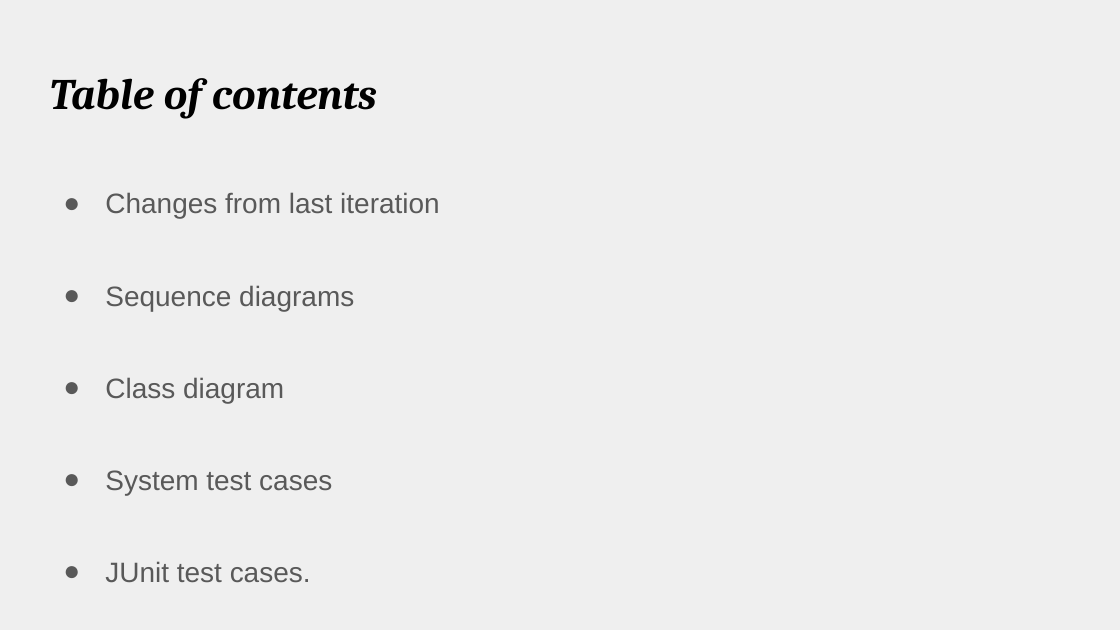
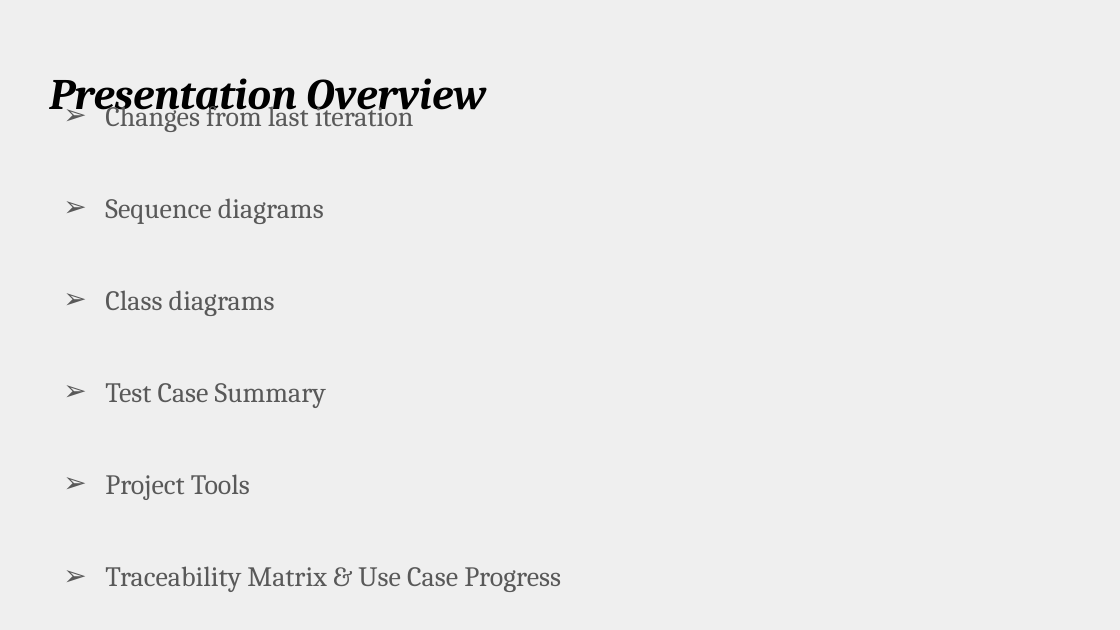
Before and after one commit to amgunden/cs414-f17-301-chessire-coders, a slide deck: slide 2 of documentation/P3 Presentation.pptx. Drawn at 1120x630 pixels with LibreOffice and Linux fonts; fonts in the diff are those of the drawing. Boxes give left, top, right and bottom in pixels: in the first picture for what was removed or moved away, otherwise in the second. Text is boxed around its words. In the diff, an @@ line names an element or a change of style, - is before the commit and + after.

```diff
--- a/documentation/P3 Presentation.pptx
+++ b/documentation/P3 Presentation.pptx
@@ title at bbox=[49, 78, 486, 120]: text changed @@
-Table of contents
+Presentation Overview
@@ text "Changes from last iteration" at bbox=[105, 100, 561, 592]: vertical alignment top to middle @@
@@ text at bbox=[105, 100, 414, 224]: font Arial to Cambria in "Changes from last iteration", "Sequence diagrams", "Demo"; bullet ● to ➢; less space between paragraphs @@
@@ text at bbox=[105, 290, 561, 592]: text changed; font Arial to Cambria @@
-● Class diagram
-● System test cases
-● JUnit test cases.
-● Project Tools & Progress
+➢ Class diagrams
+➢ Test Case Summary
+➢ Project Tools
+➢ Traceability Matrix & Use Case Progress
```
Also in this commit, not shown: 6 other slides changed, 12 slides added, 7 slides removed, 1 other file.
